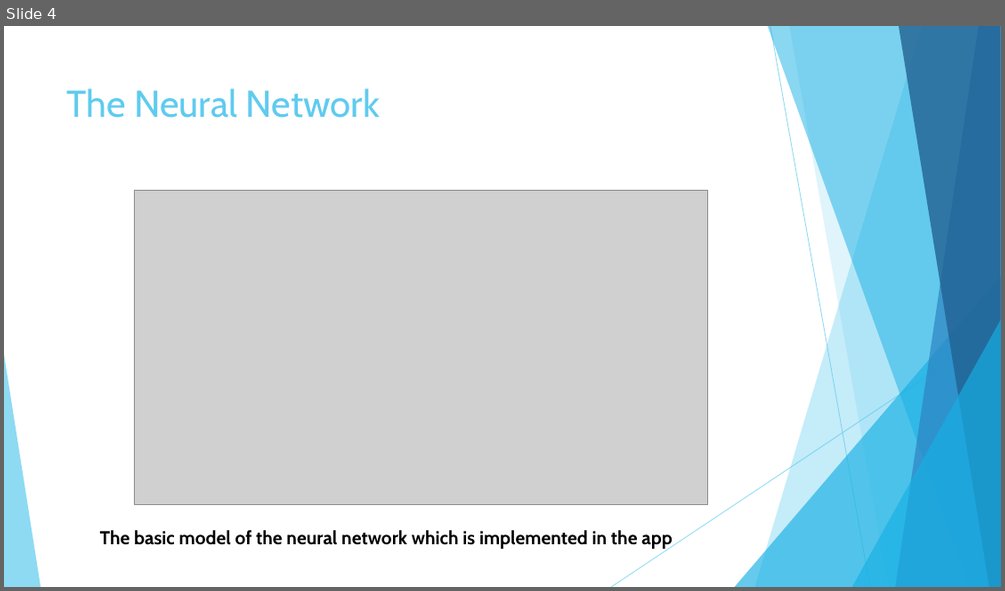
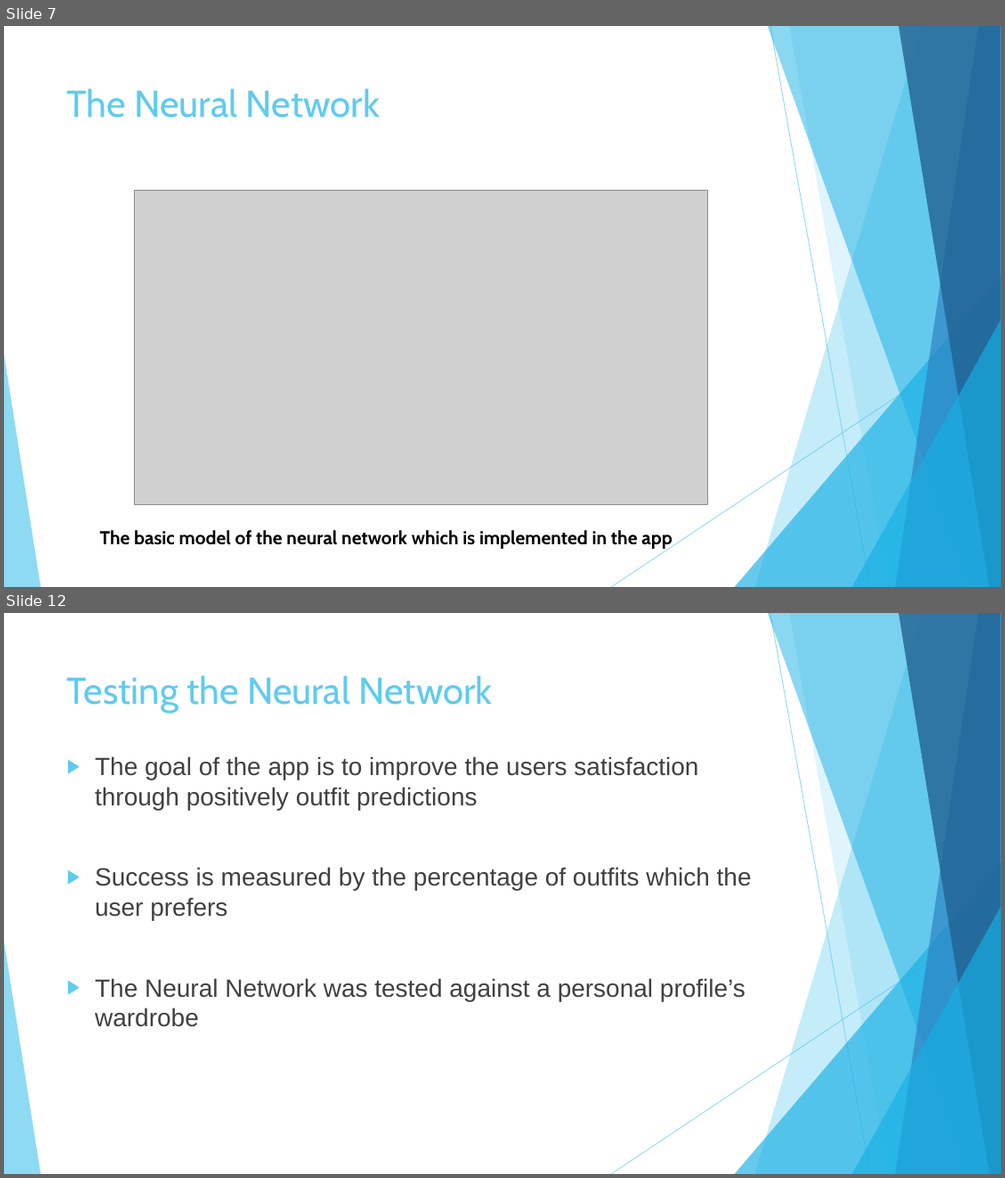
Before and after one commit to kmck712/FYP, a slide deck: porjectPosterThing.pptx. Shown one above the other, each under a label of ours: slide 4 before the commit, slides 7 and 12 after it; the slides between them are not shown. The pictures are 1005x591 and 1005x1178 pixels, drawn with LibreOffice and Linux fonts; fonts in the diff are those of the drawing; grey boxes stand for pictures. Boxes give left, top, right and bottom in pixels: in the first picture for what was removed or moved away, otherwise in the second. Text is boxed around its words. In the diff, an @@ line names an element or a change of style, - is before the commit and + after.

```diff
--- a/porjectPosterThing.pptx
+++ b/porjectPosterThing.pptx
@@ slide 12 added at [4,613,1001,1174], background #FFFFFF; not listed: 10 template elements that a slide beside it also shows @@
@@ title added at [67,675,492,713], 36 pt, text #5FCBEF @@
+Testing the Neural Network
@@ text added at [95,756,752,1027], 24 pt, text #404040 @@
+▶ The goal of the app is to improve the users satisfaction through positively outfit predictions
+▶ Success is measured by the percentage of outfits which the user prefers
+▶ The Neural Network was tested against a personal profile’s wardrobe
@@ what was slide 4 is now slide 7 @@
```
Also in this commit, not shown: 2 slides changed, 9 other slides added, 2 slides removed, 17 other files.
